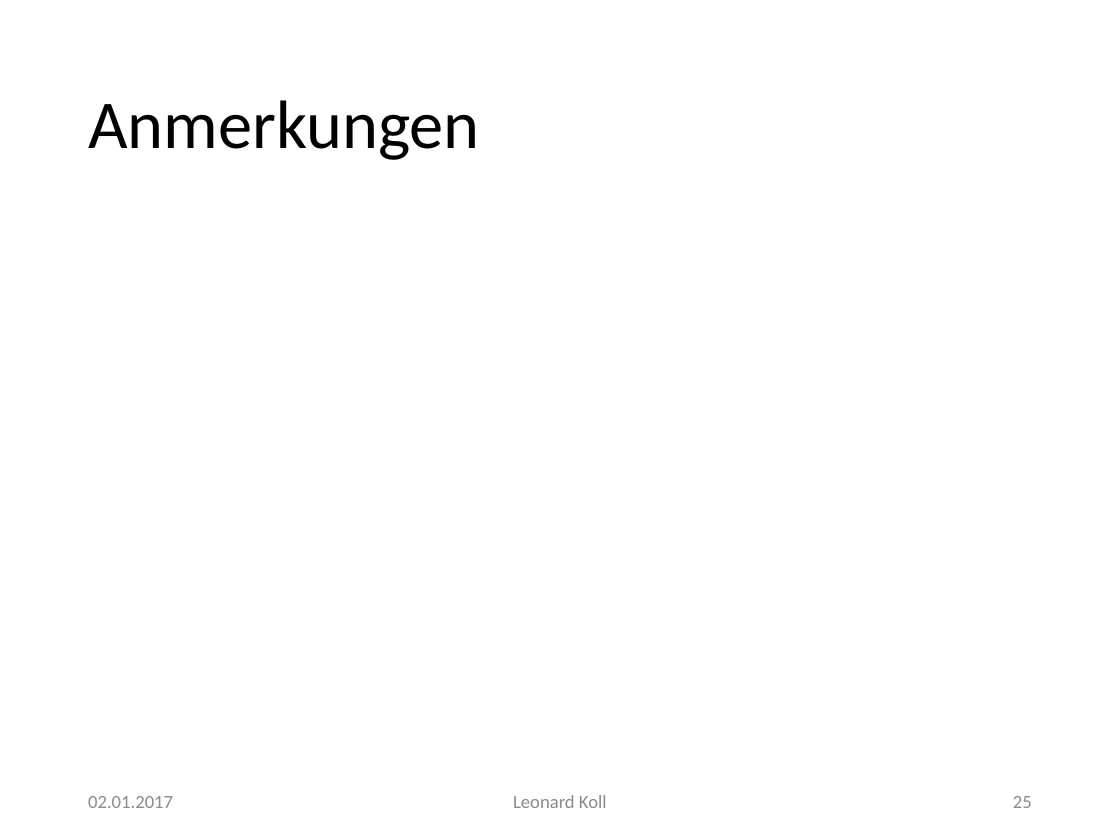
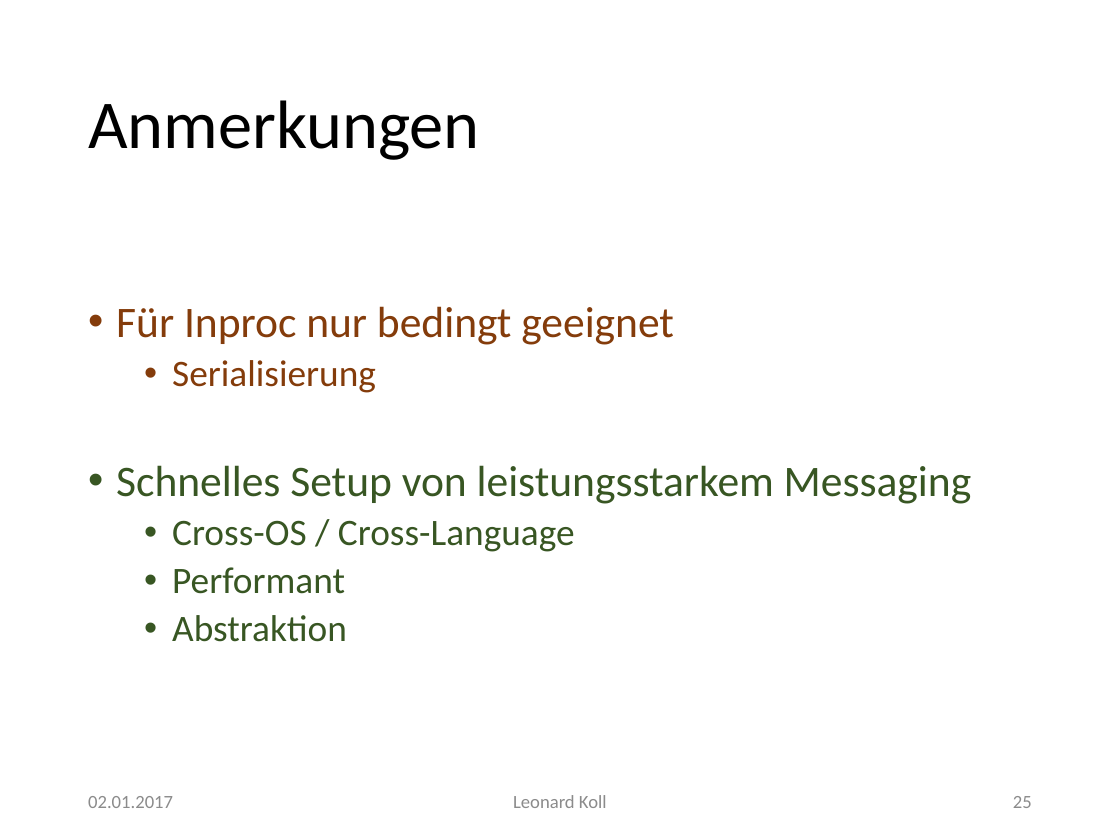
Before and after one commit to LeonardKoll/santaclaus, a slide deck: slide 25 of zeroMQ.pptx. Drawn at 1120x840 pixels with LibreOffice and Linux fonts; fonts in the diff are those of the drawing; background and template pictures are left out. Boxes give left, top, right and bottom in pixels: in the first picture for what was removed or moved away, otherwise in the second. Text is boxed around its words. In the diff, an @@ line names an element or a change of style, - is before the commit and + after.

```diff
--- a/zeroMQ.pptx
+++ b/zeroMQ.pptx
@@ text added at box(116, 306, 972, 642), 28 pt, text #385723 @@
+• Für Inproc nur bedingt geeignet
+  • Serialisierung
+• Schnelles Setup von leistungsstarkem Messaging
+  • Cross-OS / Cross-Language
+  • Performant
+  • Abstraktion
```
Also in this commit, not shown: 8 other slides changed, 7 other files.
